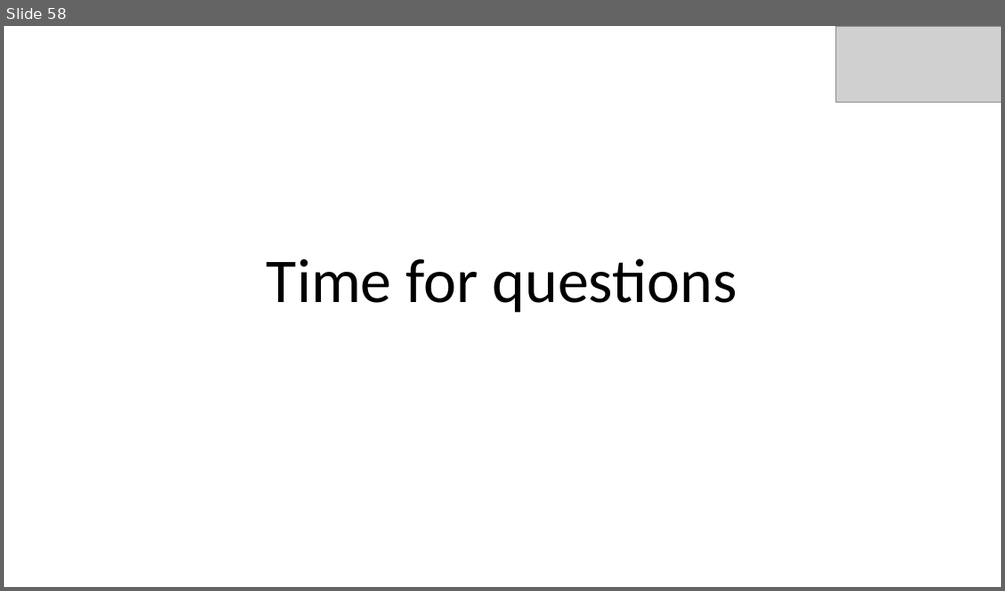
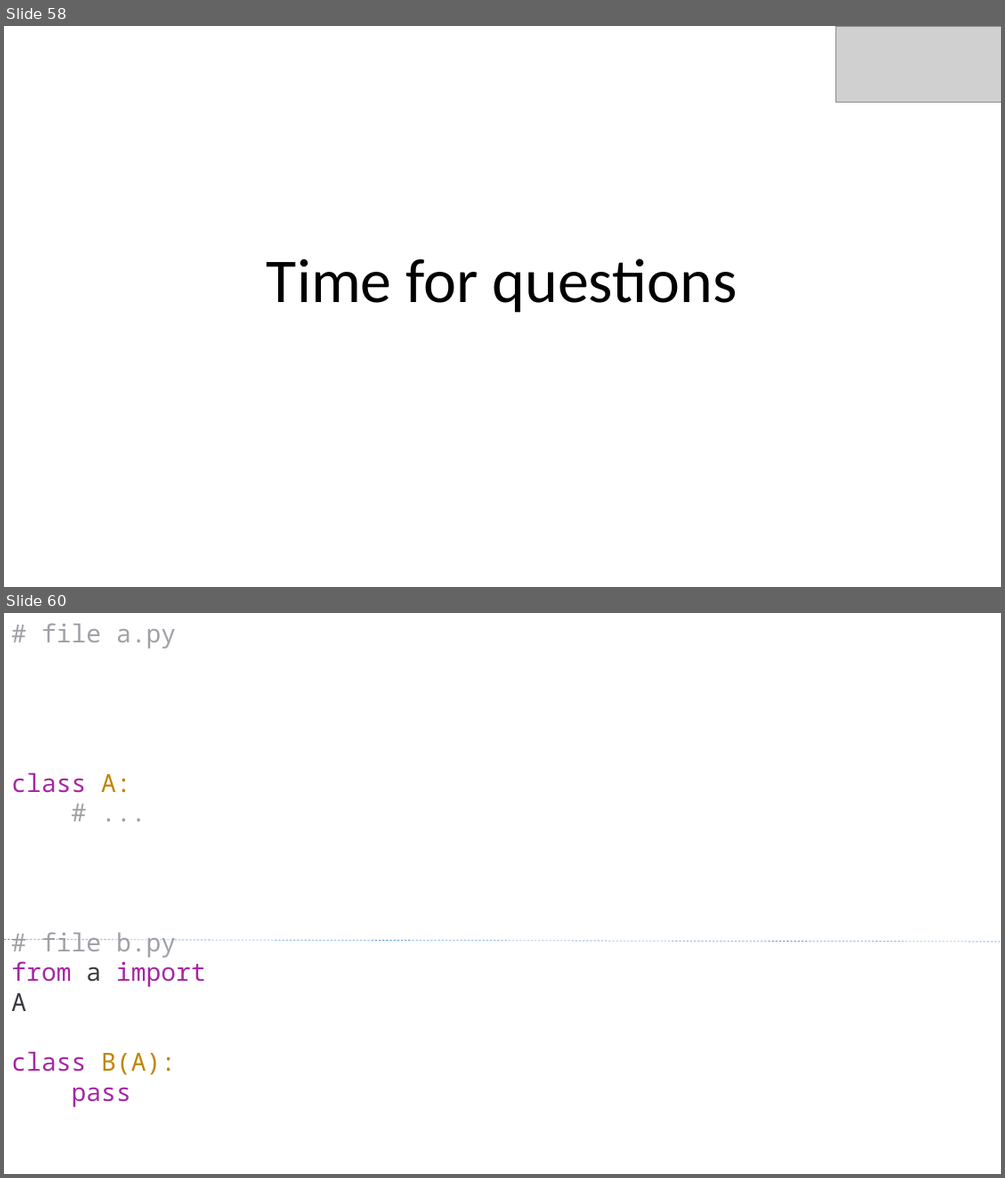
Before and after one commit to bluebird75/whoiam, a slide deck: PyParis_2018/Type Annotations PyParis 2018 - v4 for pdf.pptx. Shown one above the other, each under a label of ours: slide 58 before the commit, slides 58 and 60 after it; the slides between them are not shown. The pictures are 1005x591 and 1005x1178 pixels, drawn with LibreOffice and Linux fonts; fonts in the diff are those of the drawing; grey boxes stand for pictures; background and template pictures are left out. Boxes give left, top, right and bottom in pixels: in the first picture for what was removed or moved away, otherwise in the second. Text is boxed around its words. In the diff, an @@ line names an element or a change of style, - is before the commit and + after.

Commit message:
Add resources page and an extra example
- videos and website about Type Annotations
- one extra example showing how to solve circular imports

```diff
--- a/PyParis_2018/Type Annotations PyParis 2018 - v4 for pdf.pptx
+++ b/PyParis_2018/Type Annotations PyParis 2018 - v4 for pdf.pptx
@@ slide 60 added at [4,613,1001,1174], background #FFFFFF @@
@@ text added at [11,623,176,793], 24 pt, text #A0A1A7 @@
+# file a.py
+class A:
+# ...
@@ text added at [11,932,206,1107], 24 pt, text #A626A4 @@
+# file b.py
+from a import A
+class B(A):
+pass
@@ line added from (4, 939) to (1001, 941), #5B9BD5 0.5 pt dashed @@
```
Also in this commit, not shown: 12 other slides added, 2 other files.
